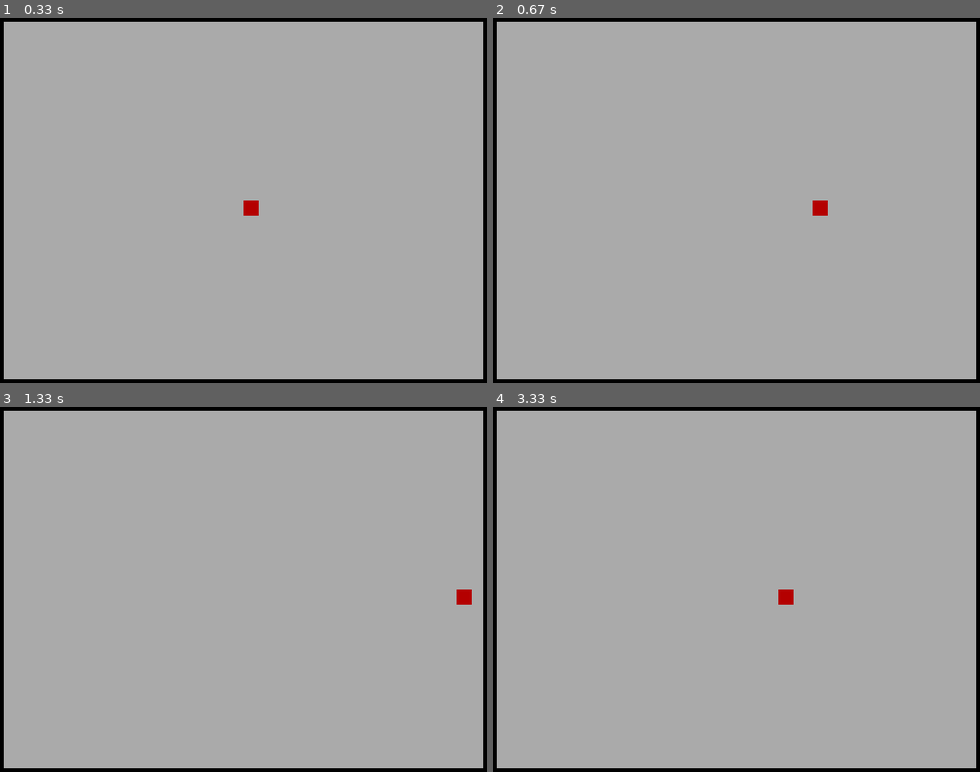
Above: before the commit, frames 1-4 (two rows, left to right).
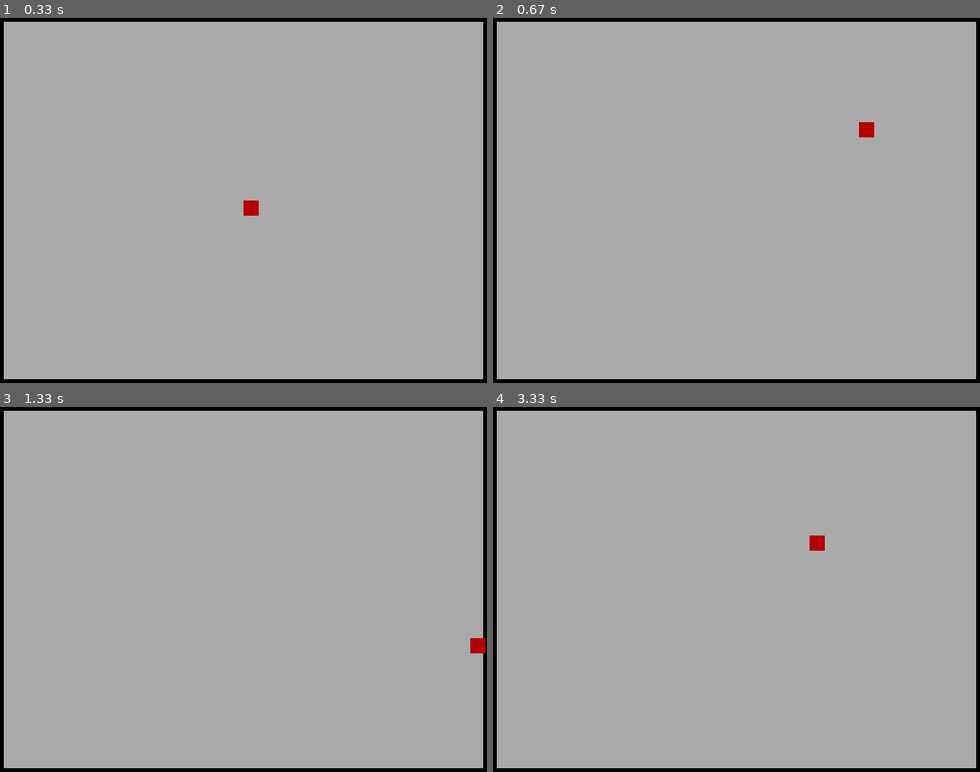
Above: after the commit, the same moments.

Repository: TuxWarez/game-in-pygame
Game: pygame game, started from main.py
Same seed, same stepped clock (60 frames per second), same inputs: the game is played once before the commit and once after it.
Inputs:
- Up to frame 1 (0.33 s): no input
- Up to frame 2 (0.67 s): hold Q from 0.33 s (still down); hold Right from 0.33 s (still down)
- Up to frame 3 (1.33 s): release Q at 0.8 s; release Right at 0.8 s; hold Right 0.83-1.3 s
- Up to frame 4 (3.33 s): hold Up 1.33-1.63 s; hold Right 1.67-2.13 s; tap E at 1.82, 3.22 s; hold Left 2.17-2.7 s; hold Down 2.73-3.03 s; hold Left from 3.07 s (still down)

Frame 1 is identical in both runs. In frame 2, 0.3% of the frame differs, in the area x 65-79%, y 28-55%; in frame 3, 0.3%; in frame 4, 0.3%.

Commit message:
Update main.py

Diff:
--- a/main.py
+++ b/main.py
@@ -1,6 +1,8 @@
 import pygame
+import math
 
 COLOR = (0xAA, 0, 0)
+color_gun = (0, 0xAA, 0)
 SURFACE_COLOR = (0xAA, 0xAA, 0xAA)
 
 class Sprite(pygame.sprite.Sprite):
@@ -34,10 +36,13 @@
         if self.rect.y <= 0:
             self.rect.y += speed
 
-def drawStyleRect(surface):
-    pygame.draw.rect(surface, (0,0,255), (x,y,150,150), 0)
-    for i in range(4):
-        pygame.draw.rect(surface, (0,0,0), (x-i,y-i,155,155), 1)
+    def rotateRight(self, rotate):
+        self.rect.x += (math.sin(rotate) * 25)
+        self.rect.y += (math.cos(rotate) * 25)
+
+    def rotateLeft(self, rotate):
+        self.rect.x -= (math.sin(rotate) * 25)
+        self.rect.y -= (math.cos(rotate) * 25)
 
 background_colour = (0xAA, 0xAA, 0xAA)
 screen = pygame.display.set_mode((640, 480))
@@ -54,6 +59,7 @@
 clock = pygame.time.Clock()
 
 running = True
+rotate_sy = 0
 while running:
     for event in pygame.event.get():
         if event.type == pygame.QUIT:
@@ -68,6 +74,12 @@
         object_.moveForward(5)
     if keys[pygame.K_UP]:
         object_.moveBack(5)
+    if keys[pygame.K_q]:
+        rotate_sy += 0.25
+        object_.rotateRight(rotate_sy)
+    if keys[pygame.K_e]:
+        rotate_sy -= 0.25
+        object_.rotateLeft(rotate_sy)
 
     all_sprites_list.update()
     screen.fill(SURFACE_COLOR)
